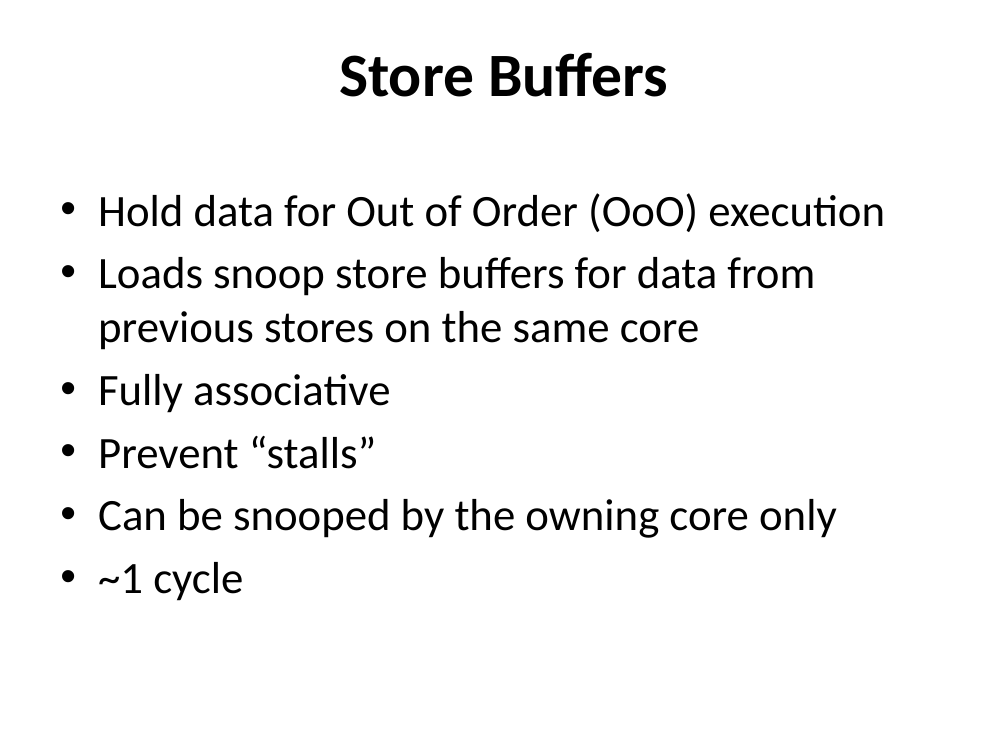
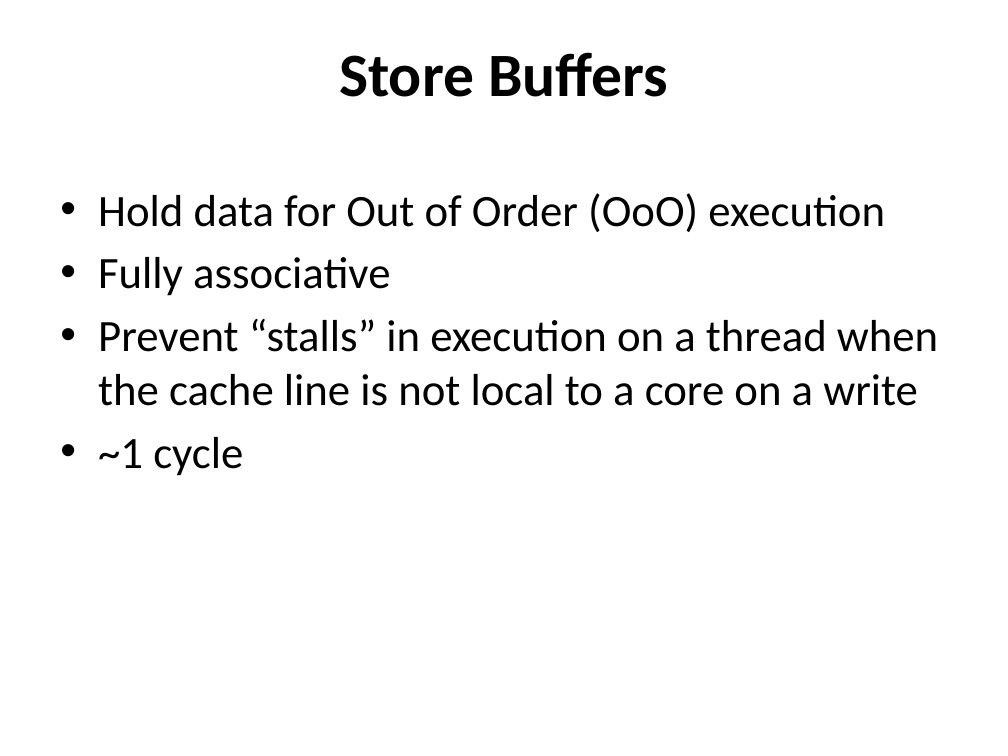
Before and after one commit to jamie-allen/cpu_caches, a slide deck: slide 25 of cpu_caches.pptx (slide 23 before the commit). Drawn at 1008x756 pixels with LibreOffice and Linux fonts; fonts in the diff are those of the drawing; background and template pictures are left out. Boxes give left, top, right and bottom in pixels: in the first picture for what was removed or moved away, otherwise in the second. Text is boxed around its words. In the diff, an @@ line names an element or a change of style, - is before the commit and + after.

```diff
--- a/cpu_caches.pptx
+++ b/cpu_caches.pptx
@@ text at [98,257,815,350]: paragraph removed @@
-• Loads snoop store buffers for data from previous stores on the same core
@@ text at [98,319,938,406]: text changed @@
-• Prevent “stalls”
-• Can be snooped by the owning core only
+• Prevent “stalls” in execution on a thread when the cache line is not local to a core on a write
```
Also in this commit, not shown: 9 other slides changed, 1 slide added, 1 slide removed.
